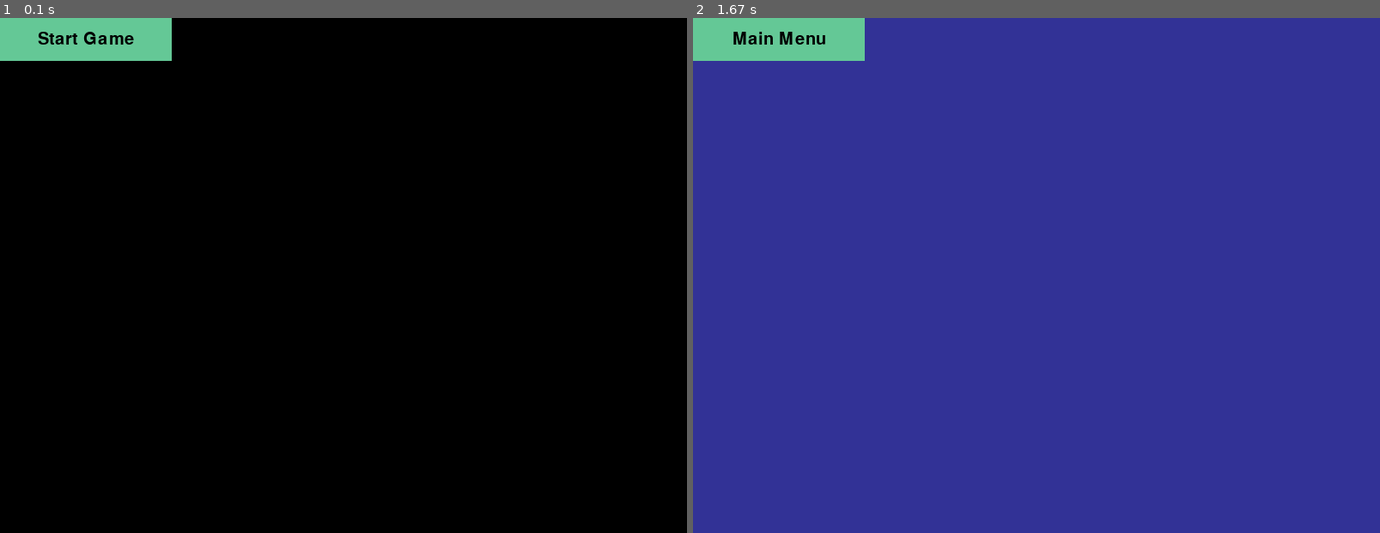
Above: before the commit, frames 1-2 (left to right).
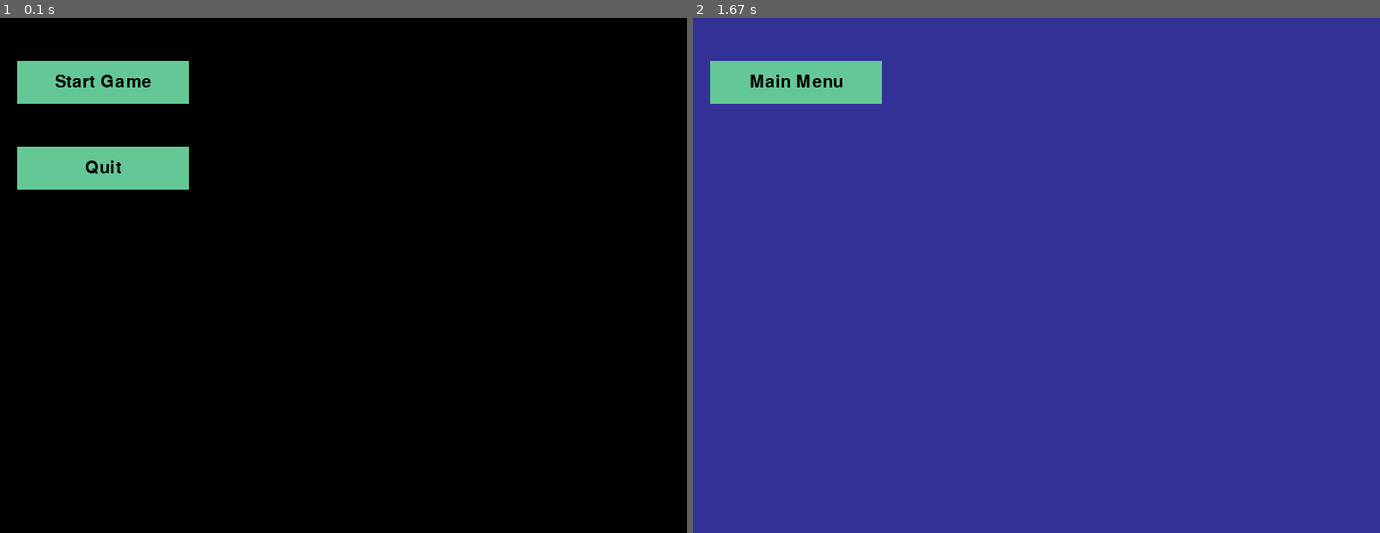
Above: after the commit, the same moments.

Repository: VincentPauley/pygame-hot-rope
Game: pygame game, started from src/main.py
The game is run twice, just before and just after one commit, with the same random seed, the same clock (stepped at 60 frames per second) and the same inputs.
Inputs:
- Up to frame 1 (0.1 s): no input
- Up to frame 2 (1.67 s): click "Start Game" at 0.38 s

The runs differ from the first frame. In frame 1, 6.0% of the frame differs, in the area x 0-28%, y 0-34%; in frame 2, 4.2%.

Commit message:
feat: button coords and quit button

Diff:
--- a/src/classes/button.py
+++ b/src/classes/button.py
@@ -9,13 +9,13 @@
 class Button:
     width = 200
     height = 50
-    x = 0
-    y = 0
     color = (100, 200, 150)
 
-    rect = pygame.Rect(x, y, width, height)
+    def __init__(self, text, onclick, coords=(0, 0)):
+        self.x = coords[0]
+        self.y = coords[1]
+        self.rect = pygame.Rect(self.x, self.y, self.width, self.height)
 
-    def __init__(self, text, onclick):
         self.text = text
         self.onclick = onclick
 
--- a/src/main.py
+++ b/src/main.py
@@ -33,13 +33,6 @@
 
     def run(self):
         while self.running:
-            # for event in pygame.event.get():
-            #     if event.type == pygame.QUIT:
-            #         print("quit detected")
-            #         self.running = False
-            #         handle_quit()
-            #         return
-            # keyboard interrupt is not working from here yet...
             try:
                 self.scenes[self.active_scene].draw()
                 self.scenes[self.active_scene].process_events()
@@ -48,6 +41,7 @@
                 self.running = False
                 handle_quit()
                 return
+            # TODO: more generic error handling from here
 
 
 def handle_quit():
@@ -64,12 +58,18 @@
 # could be that the content of a scene is just a function that gets called every
 # iteration and receives delta?
 
+# give scene a process function that gets called with each loop iteration
+
+
 # note: lambda creates a zero arg function to be called by the Button with param: "Game"
 main_menu = Scene(
     {
         "screen": screen,
         "handle_quit": handle_quit,
-        "entities": [Button("Start Game", lambda: scene_manager.change_scene("game"))],
+        "entities": [
+            Button("Start Game", lambda: scene_manager.change_scene("game"), (20, 50)),
+            Button("Quit", handle_quit, (20, 150)),
+        ],
     }
 )
 game = Scene(
@@ -77,7 +77,9 @@
         "screen": screen,
         "handle_quit": handle_quit,
         "entities": [
-            Button("Main Menu", lambda: scene_manager.change_scene("main_menu"))
+            Button(
+                "Main Menu", lambda: scene_manager.change_scene("main_menu"), (20, 50)
+            )
         ],
         "bg_color": (50, 50, 150),
     }
